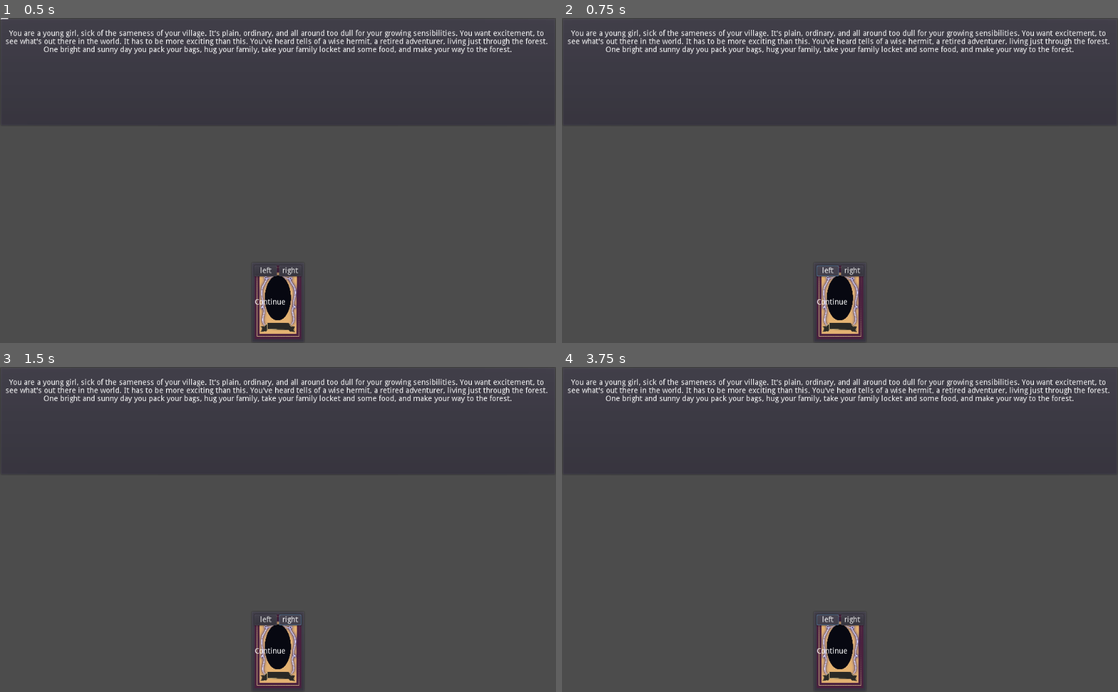
Above: before the commit, frames 1-4 (two rows, left to right).
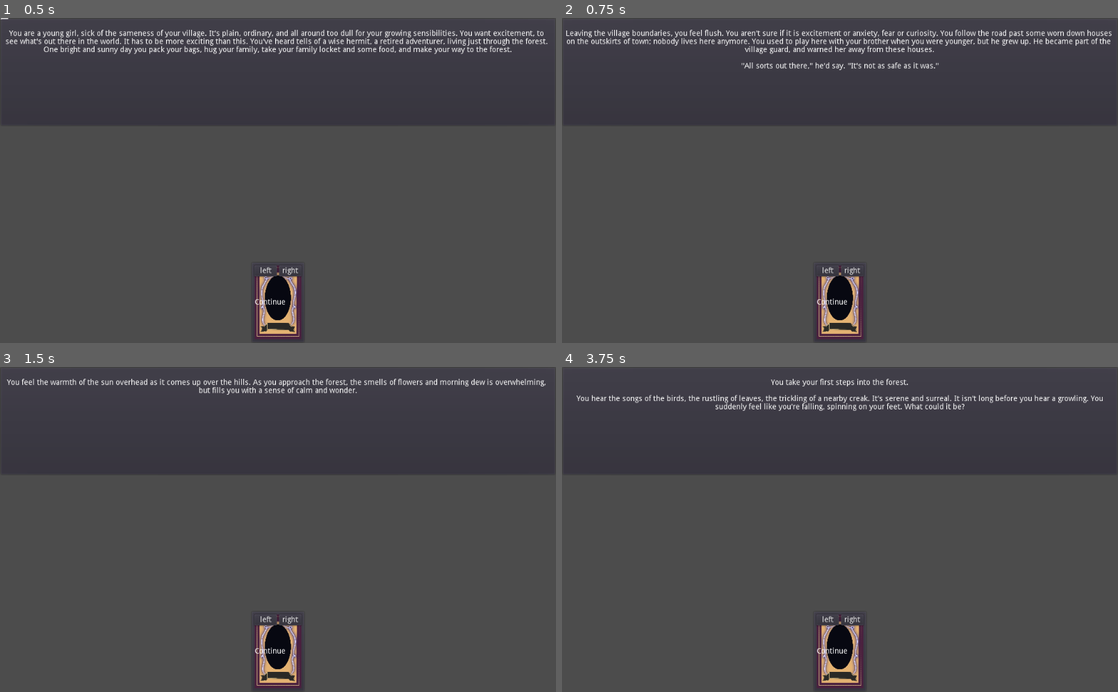
Above: after the commit, the same moments.

Repository: AngelOnFira/ggj-2022
Game: Godot game, scene res://Main.tscn
Two runs of this game, one before a commit and one after it. Both use one fixed random seed, a clock stepped at 60 frames per second and the inputs below.
Inputs:
- Up to frame 1 (0.5 s): no input
- Up to frame 2 (0.75 s): click "left" at 0.5 s
- Up to frame 3 (1.5 s): click "right" at 1.25 s
- Up to frame 4 (3.75 s): click "left" at 2 s; click "right" at 2.75 s; click "left" at 3.5 s

Frame 1 is identical in both runs. In frame 2, 3.2% of the frame differs, in the area x 0-99%, y 3-80%; in frame 3, 2.7%; in frame 4, 3.1%.

Commit message:
Update with bug

Diff:
--- a/Card.tscn
+++ b/Card.tscn
@@ -171,12 +171,10 @@
 text = "right"
 
 [node name="BannerText" type="Label" parent="."]
-anchor_left = 0.271
-anchor_top = 0.748
-anchor_right = 0.376
-anchor_bottom = 0.757
-margin_right = 38.514
-margin_bottom = 14.0
+margin_left = 7.0
+margin_top = 68.0
+margin_right = 93.0
+margin_bottom = 82.0
 text = "tasda"
 
 [connection signal="gui_input" from="." to="." method="_on_Card_gui_input"]
--- a/Prototype/Page.gd
+++ b/Prototype/Page.gd
@@ -49,9 +49,11 @@
 
 	if len(cards) == 1:
 		if side == "left":
-			next_page = get_node_or_null(continue_left)
+			next_page = .get_node_or_null(continue_left)
+		elif side == "right":
+			next_page =  get_node_or_null(continue_right)
 		else:
-			next_page = get_node_or_null(continue_right)
+			print("error")
 
 	_change_page()
 
--- a/master.gd
+++ b/master.gd
@@ -5,7 +5,7 @@
 const CARD_CONTAINER_PATH:NodePath = NodePath("PlayerCards/HBoxContainer")
 const NARRATOR:NodePath = NodePath("VBoxContainer/Narrator")
 
-var current_page
+var current_page:Page = null
 
 # Called when the node enters the scene tree for the first time.
 func _ready():
@@ -22,6 +22,7 @@
 
 func card_action(action:String,card:String):
 	print("group_call on : CardManager -- card_action -- ",action," ",card)
+	self.current_page.take_action(card,action)
 	pass
 
 func update_page(page:Page):
@@ -37,13 +38,16 @@
 	for child in cards_container.get_children():
 		child.queue_free()
 
-	if page.next_page == null:
+	if page == null:
 		var card = player_card.instance()
 		card.card_id = "Continue"
 		#TODO : add the continue card textures here
 		cards_container.add_child(card)
 	else:
-		print("stop")
+		for page_card in page.get_cards():
+			var card = player_card.instance()
+			card.card_id = page_card.id
+			cards_container.add_child(card)
 		pass
 
 	# TODO Add new cards then update page text
